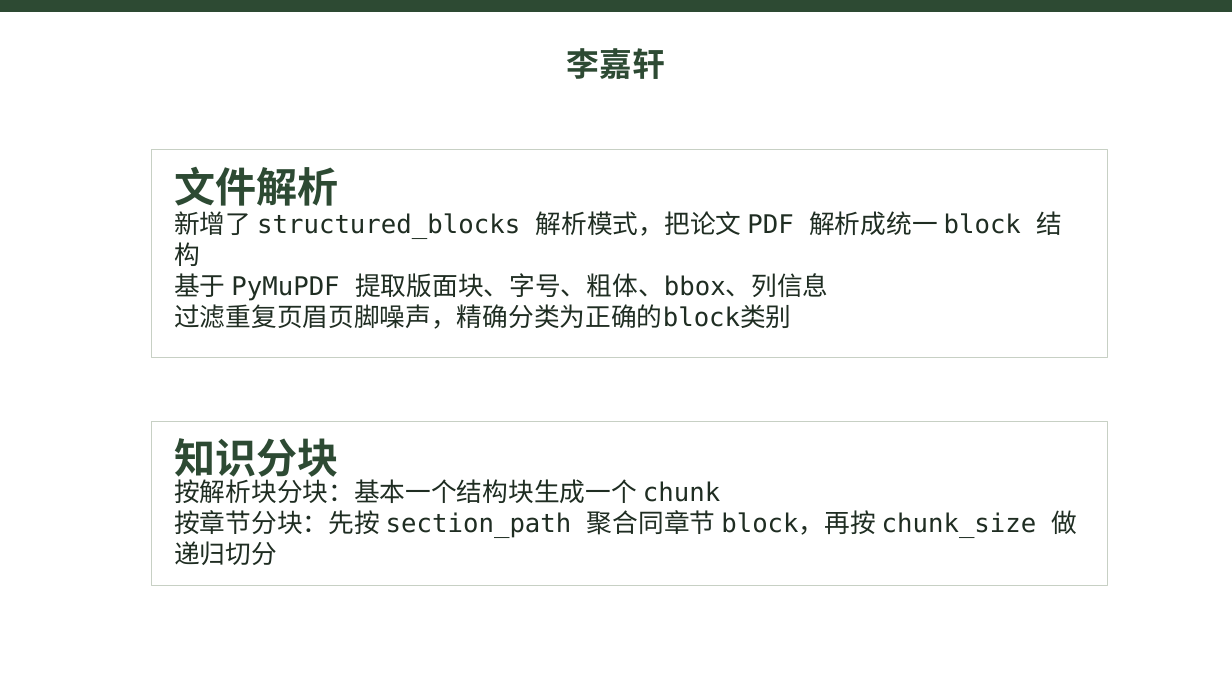
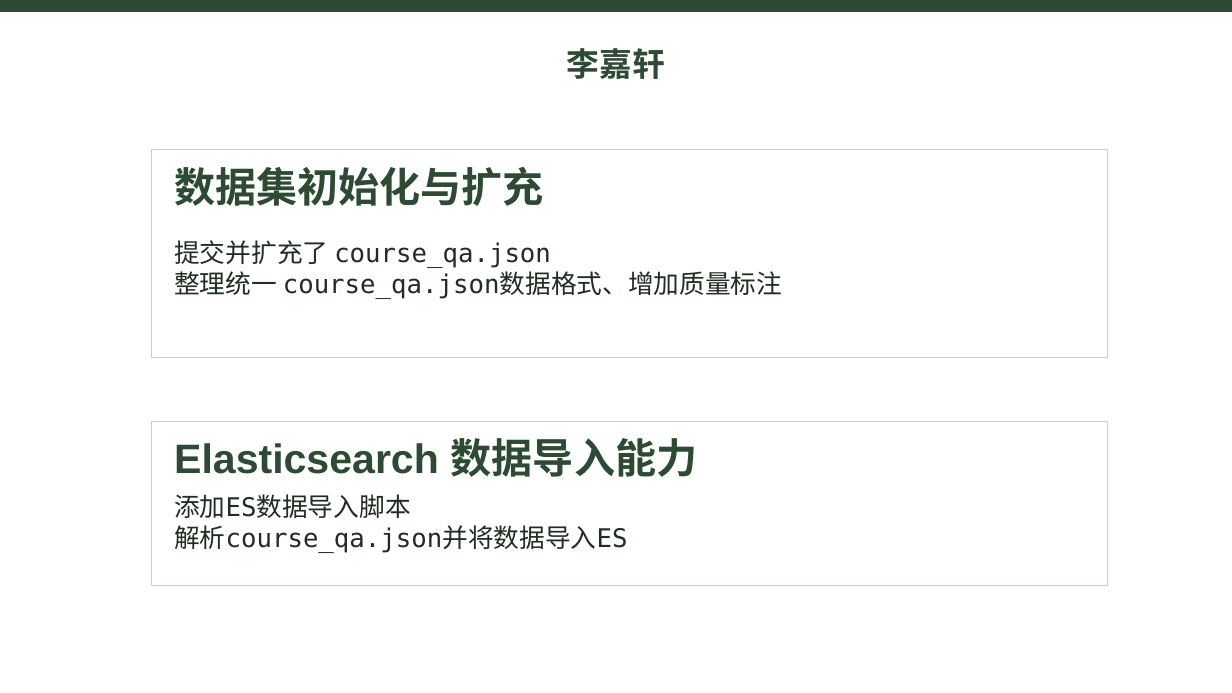
Before and after one commit to fivekilo/myrag, a slide deck: slide 10 of report/搜索引擎总结.pptx. Drawn at 1232x693 pixels with LibreOffice and Linux fonts; fonts in the diff are those of the drawing. Boxes give left, top, right and bottom in pixels: in the first picture for what was removed or moved away, otherwise in the second. Text is boxed around its words. In the diff, an @@ line names an element or a change of style, - is before the commit and + after.

```diff
--- a/report/搜索引擎总结.pptx
+++ b/report/搜索引擎总结.pptx
@@ text at [174, 167, 544, 206]: text changed @@
-文件解析
+数据集初始化与扩充
@@ text at [174, 240, 783, 298]: text changed @@
-新增了 structured_blocks 解析模式，把论文 PDF 解析成统一 block 结构
-基于 PyMuPDF 提取版面块、字号、粗体、bbox、列信息
-过滤重复页眉页脚噪声，精确分类为正确的block类别
+提交并扩充了 course_qa.json
+整理统一 course_qa.json数据格式、增加质量标注
@@ text at [174, 438, 697, 477]: text changed @@
-知识分块
+Elasticsearch 数据导入能力
@@ text at [174, 494, 627, 553]: text changed @@
-按解析块分块：基本一个结构块生成一个 chunk
-按章节分块：先按 section_path 聚合同章节 block，再按 chunk_size 做递归切分
+添加ES数据导入脚本
+解析course_qa.json并将数据导入ES
```
Also in this commit, not shown: 1 other file.
